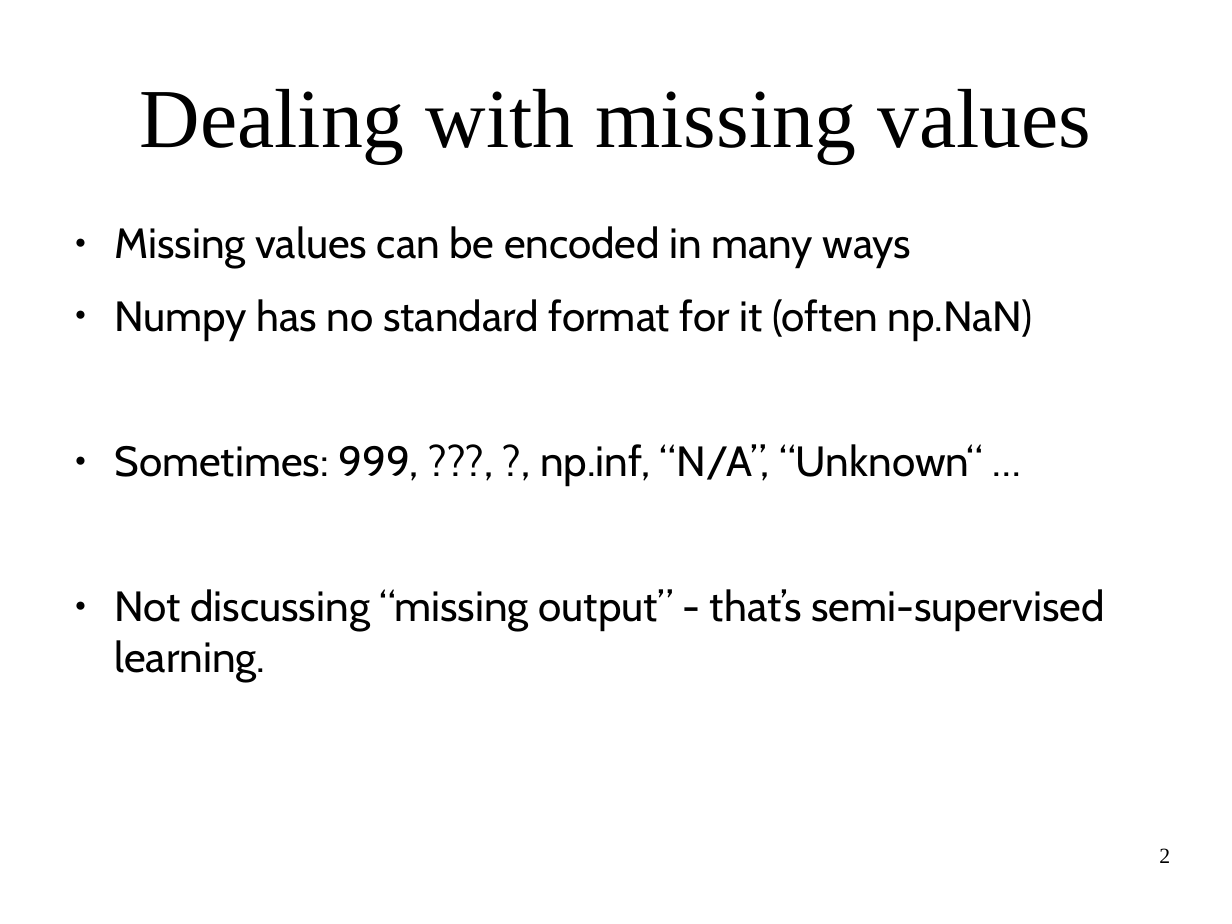
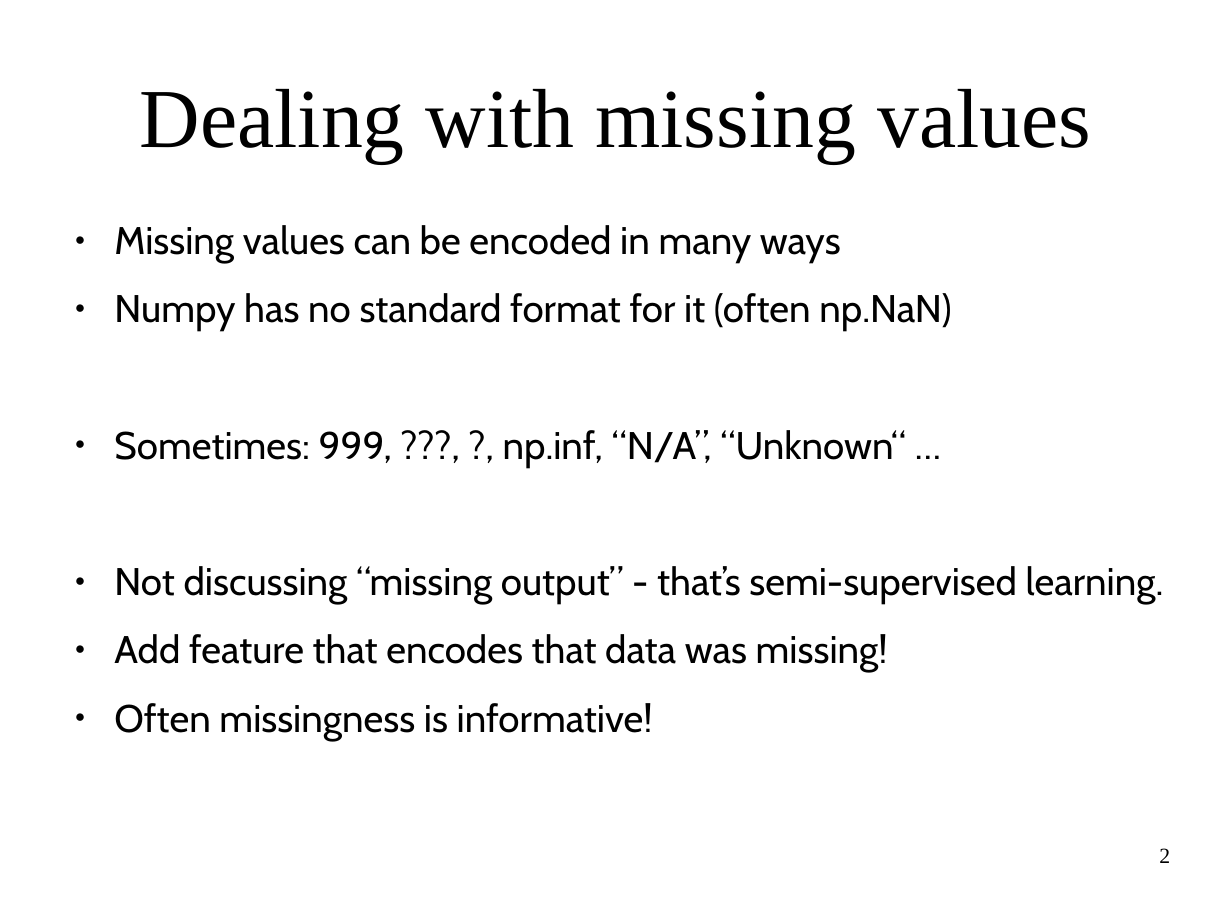
Before and after one commit to amueller/applied_ml_spring_2017, a slide deck: slide 2 of slides/aml-08-021317.odp. Drawn at 1232x924 pixels with LibreOffice and Linux fonts; fonts in the diff are those of the drawing. Boxes give left, top, right and bottom in pixels: in the first picture for what was removed or moved away, otherwise in the second. Text is boxed around its words. In the diff, an @@ line names an element or a change of style, - is before the commit and + after.

Commit message:
updated slides

```diff
--- a/slides/aml-08-021317.odp
+++ b/slides/aml-08-021317.odp
@@ text at box(114, 225, 1164, 605): size 27.2 to 24.8 pt in "Missing values can be encoded in many ...", "Numpy has no standard format for it ...", "Sometimes: 999, ???, ?, np.inf, “N/A”, “Unknown“ ...", "Not discussing “missing output” - that’s semi-supervised ..." @@
@@ text at box(114, 634, 888, 741): paragraphs added @@
+● Add feature that encodes that data was missing!
+● Often missingness is informative!
```
Also in this commit, not shown: 2 other slides changed, 6 slides added, 4 slides removed, 2 other files.
